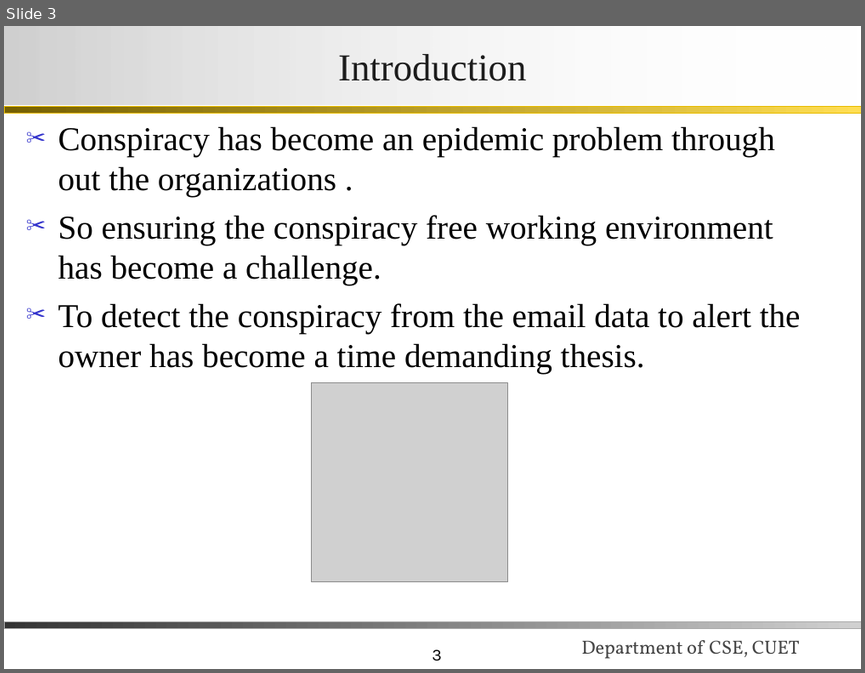
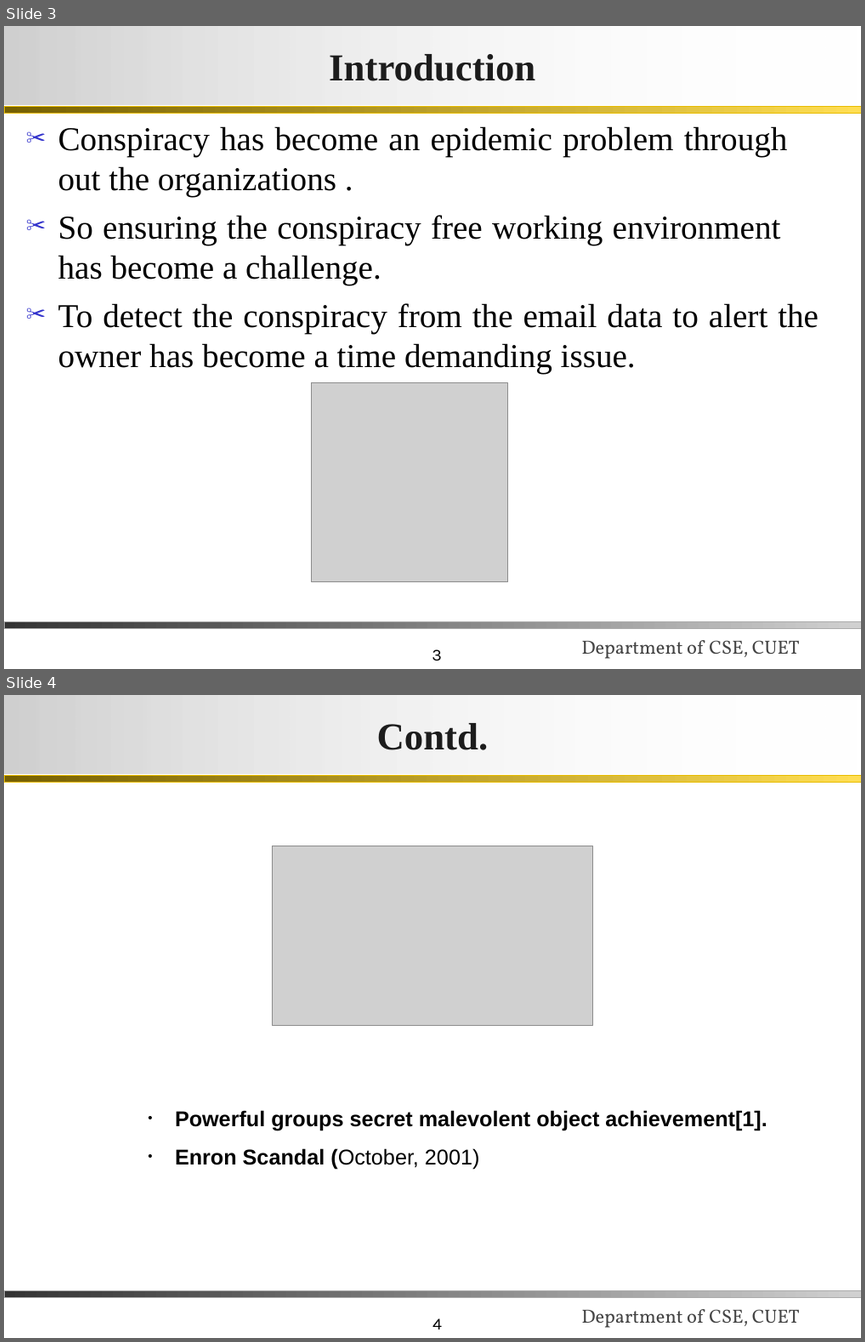
Before and after one commit to iRaM-sAgOr/email_data, a slide deck: myReport/final_presentation.ppt. Shown one above the other, each under a label of ours: slide 3 before the commit, slides 3 and 4 after it. The pictures are 865x673 and 865x1342 pixels, drawn with LibreOffice and Linux fonts; fonts in the diff are those of the drawing; grey boxes stand for pictures; background and template pictures are left out. Boxes give left, top, right and bottom in pixels: in the first picture for what was removed or moved away, otherwise in the second. Text is boxed around its words. In the diff, an @@ line names an element or a change of style, - is before the commit and + after.

```diff
--- a/myReport/final_presentation.ppt
+++ b/myReport/final_presentation.ppt
@@ slide 4 added at bbox=[4, 695, 861, 1338], background #FFFFFF; not listed: 4 template elements that a slide beside it also shows @@
@@ title added at bbox=[4, 695, 861, 773], fill gradient #D0D0D0 to #FFFFFF, 32 pt, text #1C1C1C, bold @@
+Contd.
@@ picture added at bbox=[273, 845, 591, 1026] @@
@@ text added at bbox=[175, 1110, 766, 1169], 18 pt, text #000000, bold @@
+• Powerful groups secret malevolent object achievement[1].
+• Enron Scandal (October, 2001)
@@ slide 3 changed as well @@
@@ title "Introduction" at bbox=[4, 26, 861, 104]: bold on @@
@@ text at bbox=[58, 126, 788, 285]: alignment left to justified @@
@@ text at bbox=[58, 303, 818, 374]: text changed @@
-✂ To detect the conspiracy from the email data to alert the owner has become a time demanding thesis.
+✂ To detect the conspiracy from the email data to alert the owner has become a time demanding issue.
```
Also in this commit, not shown: 21 other slides changed, 2 other slides added, 1 slide removed, 9 other files.
